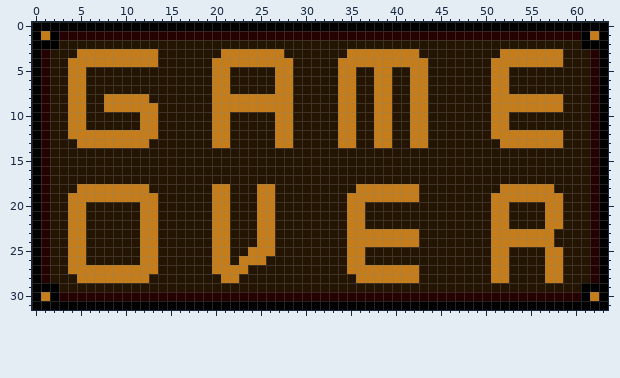
A pixel-art file gets an edit: Aseprite/UI/GamOver.aseprite. That is the earlier state.
64x32 pixels, 1 frame.
And afterwards:
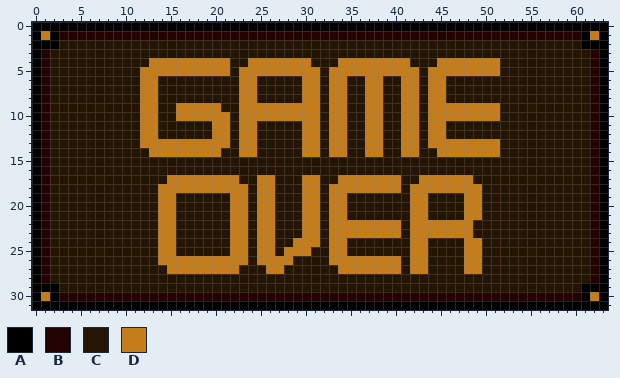
Palette (. is transparent): A #000000  B #240202  C #241402  D #c47d1a
The edit:
Changed rows in their new state; - is an unchanged pixel.
Layer "Text":
first column x 4:
 3 -CCCCCCCCC-------CCCCCCC-------CCCCCCCC---------CCCCCCC
 4 CCCCCCCCC-DDDDDD--CC-----DD-----------CC-DDDDDD-CCCCCCC
 5 CC------DDDDDDDD---DDDD--DDD-D--DD--DD-CDDDDDDD-C------
 6 CC------DD------CC-DD--CC-DD-D-C-D-C-D-CDD-----CC------
 7 CC------DD------CC-DD--CC-DD-D-C-D-C-D-CDD-----CC------
 8 CC--CCCC-D------CCC--CCCC-DD-D-C-D-C-D-CDD-----CCCCCCCC
 9 CC--CCCC----DDDD-CC------DDD-D-C-D-C-D-CDDDDDDD-CCCCCCC
10 CC----------DDDD---DDDD--DDD-D-C-D-C-D-CDDDDDDD-C------
11 CC-----------------DD--CC-DD-D-C-D-C-D-CDD-----CC------
12 CCCCCCCC-----------DD--CC-DD-D-C-D-C-D-CDD-----CCCCCCCC
13 -CCCCCCC-DDDDDDD---DD--CC-DD-D-C-D-C-D-CDDDDDDDDCCCCCCC
14 ---------DDDDDDDD--DD-----DD-DD--DD--DD--DDDDDDD-------
17 -----------DDDDDDDD--DD---DD--DDDDDDD--DDDDDD----------
18 -CCCCCCCC-DDDDDD--DD------DD-DDD-----C-DDDDDDD--CCCCCC-
19 CCCCCCCCCCDD----CCDD------DD-DDCCCCCCC-D----DD-CCCCCCCC
20 CC------CCDD----CCDD------DD-DDCC-----DD----DD-CC----CC
21 CC------CCDD----CCDD------DD-DDCC-----DD----DD-CC----CC
22 CC------CCDD----CCDD------DD-DD--DDDD-DDDDDDD--CC----CC
23 CC------CCDD----CCDD------DD-DD------C-DDDDDD--CCCCCCC-
24 CC------CCDD----CCDD-----DDD-DDCCCCCCC-D----DD-CCCCCCC-
25 CC------CCDD----CCDDC---DDD--DDCC-----DD----DD-CC----CC
26 CC------CCDDDDDD--D-C-DDD----DD--DDDD-DD----DD-CC----CC
27 CCCCCCCCCC-DDDDD---C--DD------D------C-D----DD-CC----CC
28 -CCCCCCCC--------CC-------------CCCCCCC--------CC----CC
